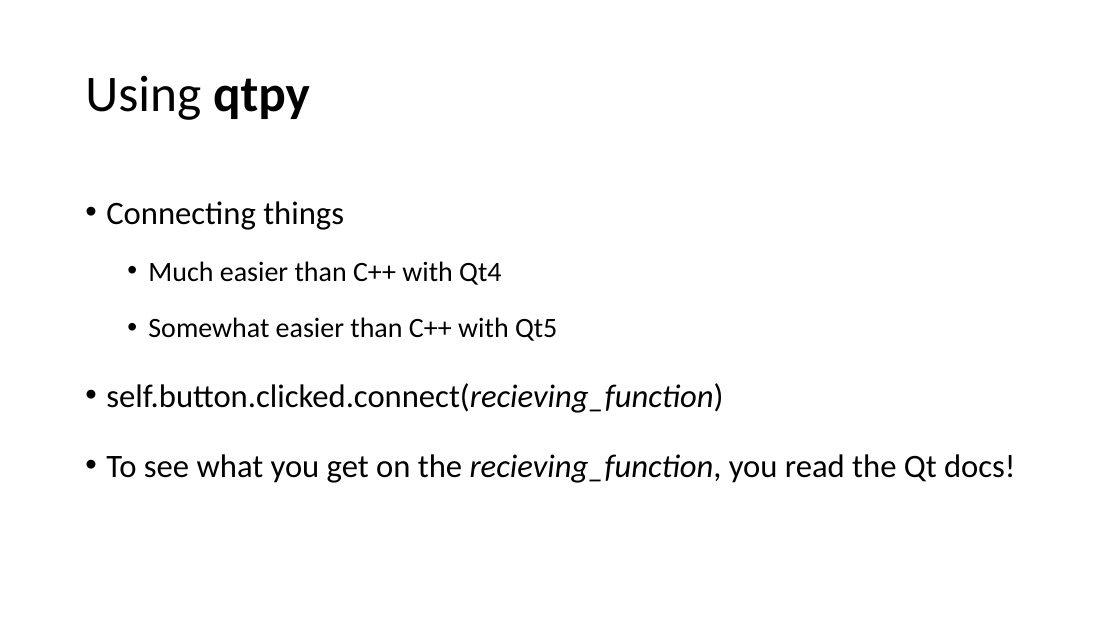
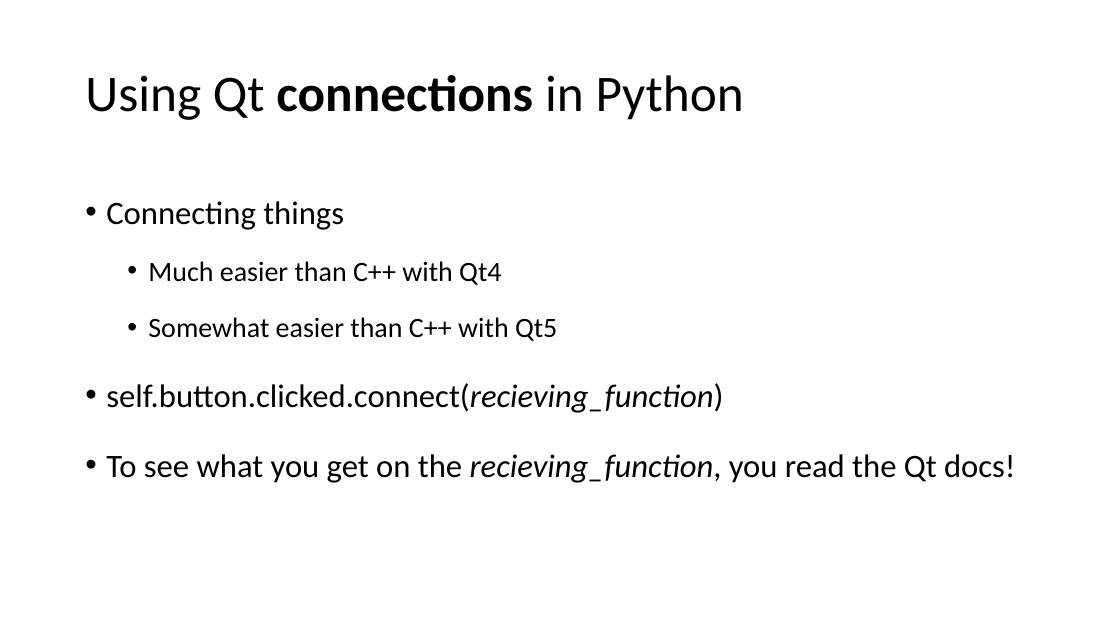
Before and after one commit to DTasev/mvp, a slide deck: slide 21 of MVP Tutorial.pptx. Drawn at 1120x630 pixels with LibreOffice and Linux fonts; fonts in the diff are those of the drawing. Boxes give left, top, right and bottom in pixels: in the first picture for what was removed or moved away, otherwise in the second. Text is boxed around its words. In the diff, an @@ line names an element or a change of style, - is before the commit and + after.

```diff
--- a/MVP Tutorial.pptx
+++ b/MVP Tutorial.pptx
@@ title at box(85, 75, 744, 120): text changed @@
-Using qtpy
+Using Qt connections in Python
```
Also in this commit, not shown: 6 other slides changed, 2 other files.
